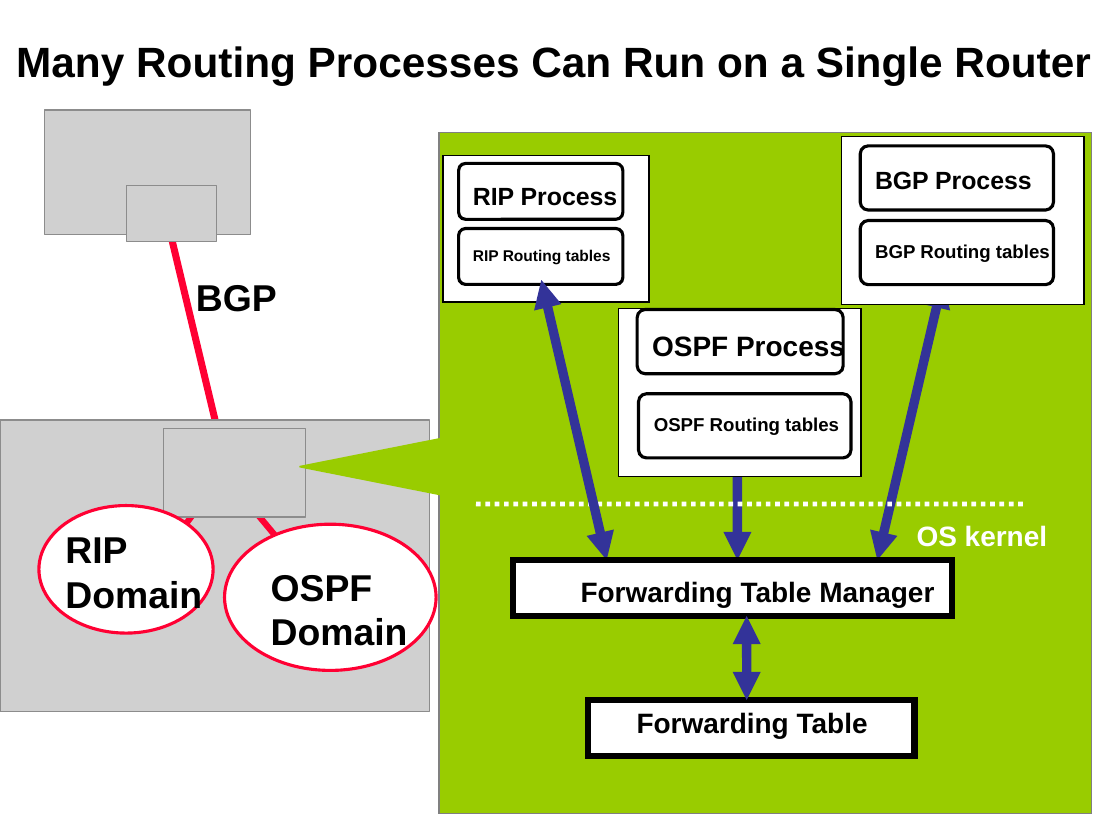
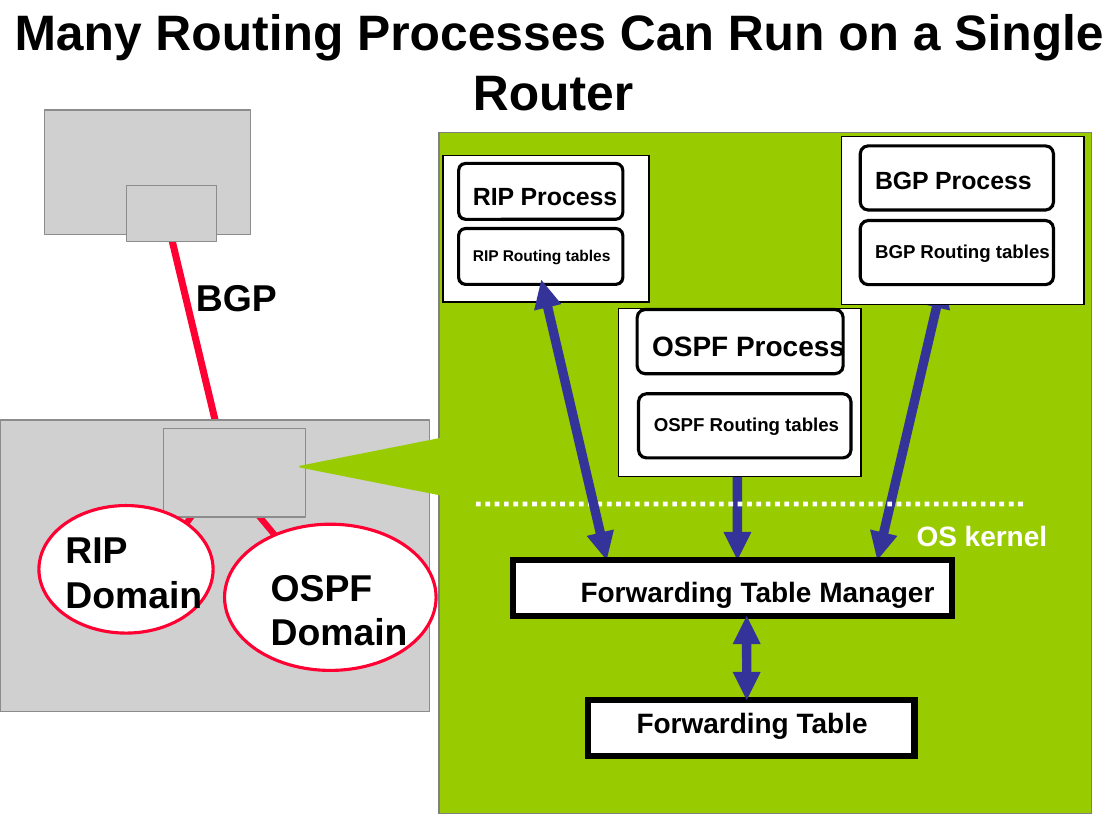
Before and after one commit to speedstermich/Computer-Network, a slide deck: slide 119 of 路由协议2019.ppt. Drawn at 1120x840 pixels with LibreOffice and Linux fonts; fonts in the diff are those of the drawing; grey boxes stand for pictures. Boxes give left, top, right and bottom in pixels: in the first picture for what was removed or moved away, otherwise in the second. Text is boxed around its words. In the diff, an @@ line names an element or a change of style, - is before the commit and + after.

```diff
--- a/路由协议2019.ppt
+++ b/路由协议2019.ppt
@@ text "Many Routing Processes Can Run ..." at bbox=[15, 14, 1103, 111]: size 27.2 to 32 pt @@
```
Also in this commit, not shown: 6 other slides changed, 1 other file.
